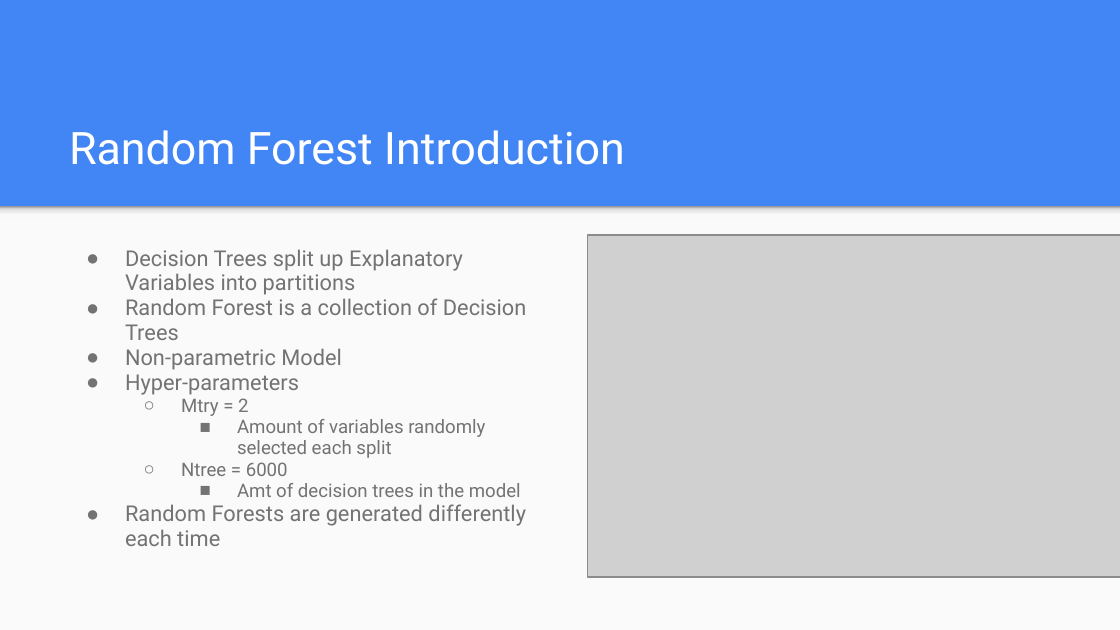
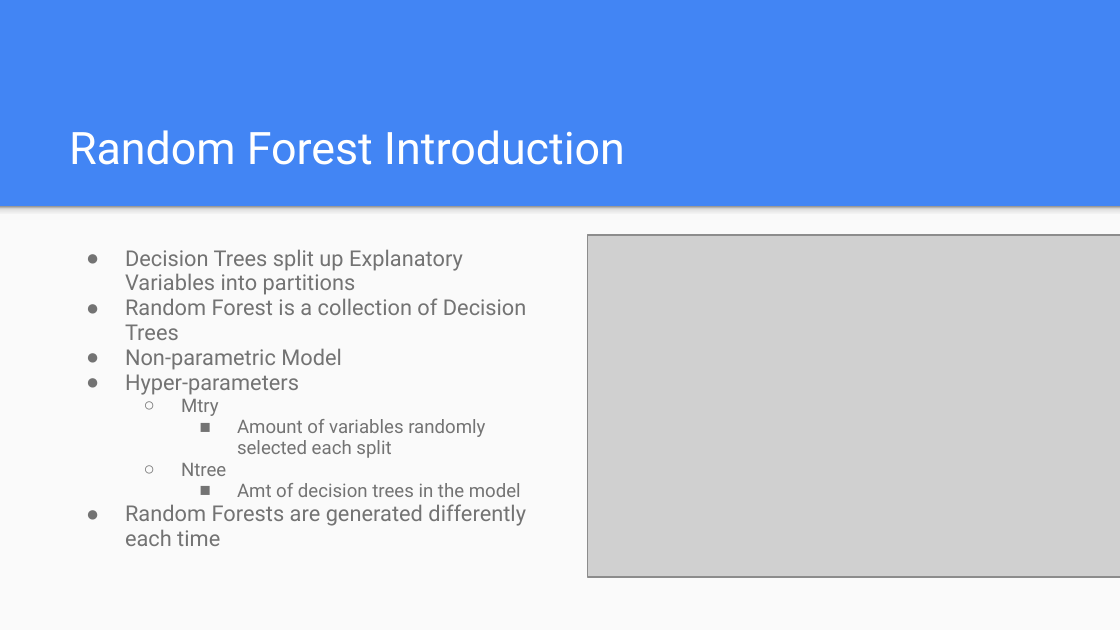
Before and after one commit to stedua22/6372-Project-2, a slide deck: slide 38 of Bank Dataset.pptx. Drawn at 1120x630 pixels with LibreOffice and Linux fonts; fonts in the diff are those of the drawing; grey boxes stand for pictures. Boxes give left, top, right and bottom in pixels: in the first picture for what was removed or moved away, otherwise in the second. Text is boxed around its words. In the diff, an @@ line names an element or a change of style, - is before the commit and + after.

```diff
--- a/Bank Dataset.pptx
+++ b/Bank Dataset.pptx
@@ text at <box>181,399,219,416</box>: text changed @@
-  ○ Mtry = 2
+  ○ Mtry
@@ text at <box>181,463,226,476</box>: text changed @@
-  ○ Ntree = 6000
+  ○ Ntree
```
Also in this commit, not shown: 5 other slides changed, 2 slides added, 1 other file.
